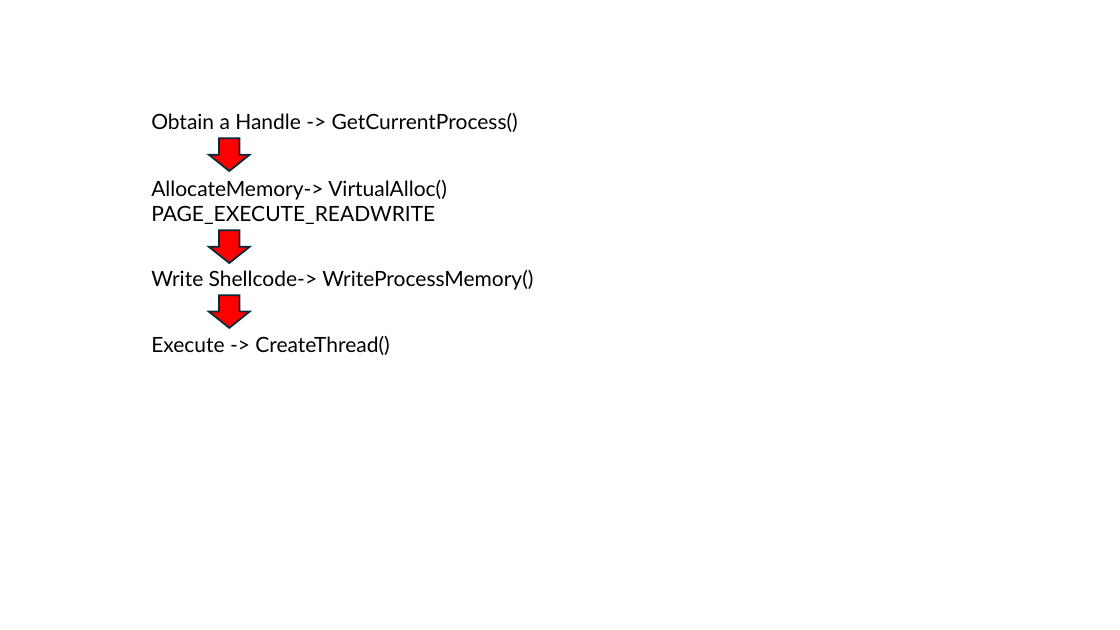
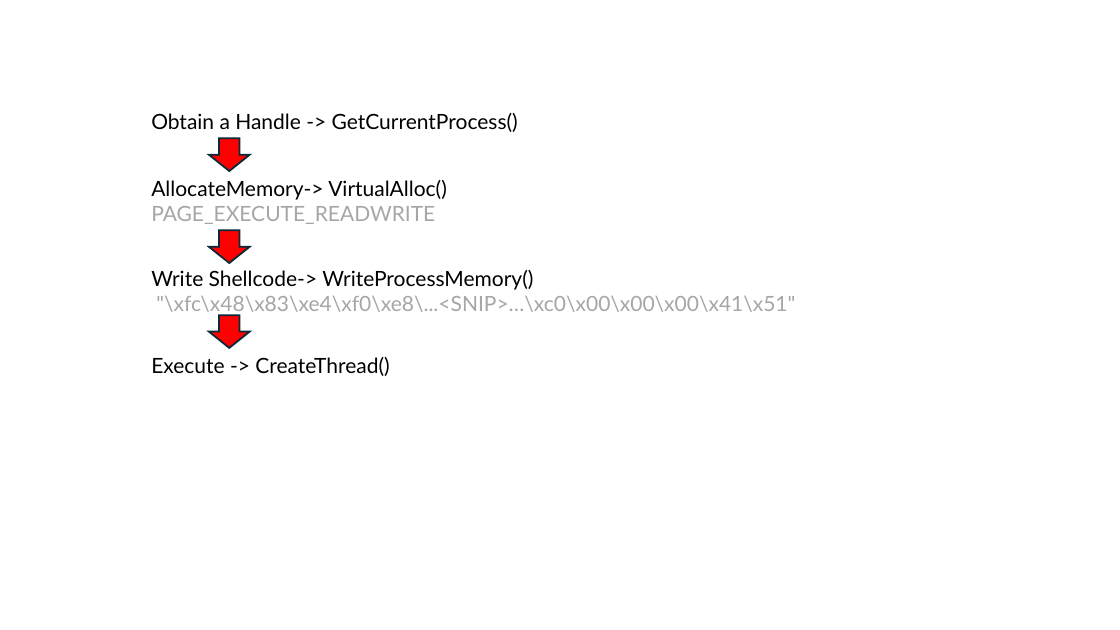
Before and after one commit to crimsoncore/thev, a slide deck: slide 7 of TH 2025.pptx. Drawn at 1120x630 pixels with LibreOffice and Linux fonts; fonts in the diff are those of the drawing. Boxes give left, top, right and bottom in pixels: in the first picture for what was removed or moved away, otherwise in the second. Text is boxed around its words. In the diff, an @@ line names an element or a change of style, - is before the commit and + after.

```diff
--- a/TH 2025.pptx
+++ b/TH 2025.pptx
@@ text "AllocateMemory-> VirtualAlloc() PAGE_EXECUTE_READWRITE" at box(151, 180, 447, 224): text colour #000000 to #A6A6A6 in "PAGE_EXECUTE_READWRITE" @@
@@ text at box(151, 270, 795, 316): text changed; text colour #000000 to #A6A6A6 @@
-Write Shellcode-> WriteProcessMemory()
+Write Shellcode-> WriteProcessMemory()
+"\xfc\x48\x83\xe4\xf0\xe8\...<SNIP>…\xc0\x00\x00\x00\x41\x51"
@@ down arrow: place and size @@
-down arrow at box(209, 295, 250, 328)
+down arrow at box(209, 315, 250, 348)
@@ text "Execute -> CreateThread()": place and size @@
-text "Execute -> CreateThread()" at box(151, 336, 389, 355)
+text "Execute -> CreateThread()" at box(151, 357, 389, 376)
```
Also in this commit, not shown: 1 slide added, 7 other files.
